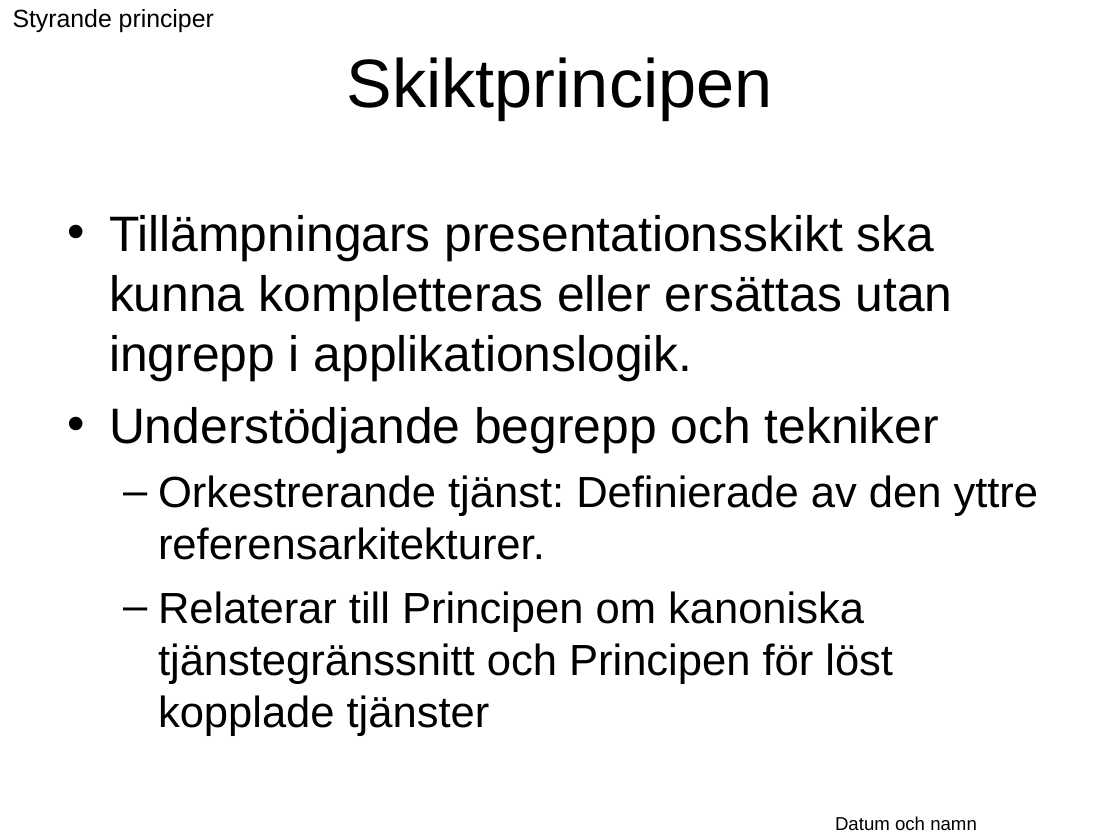
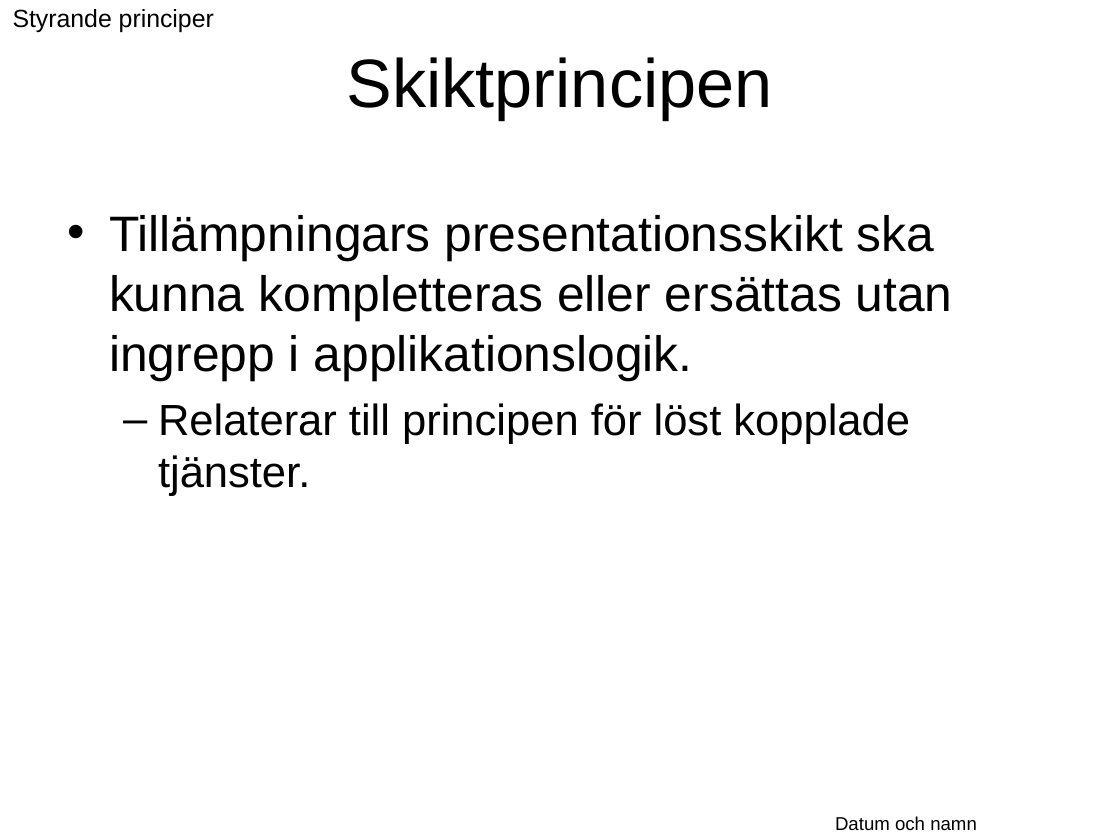
Before and after one commit to Vastra-Gotalandsregionen/oppna-program-hsatools, a slide deck: slide 23 of reference-architecture/Introduktion/Referensarkitektur_oversikt.ppt. Drawn at 1120x840 pixels with LibreOffice and Linux fonts; fonts in the diff are those of the drawing; background and template pictures are left out. Boxes give left, top, right and bottom in pixels: in the first picture for what was removed or moved away, otherwise in the second. Text is boxed around its words. In the diff, an @@ line names an element or a change of style, - is before the commit and + after.

```diff
--- a/reference-architecture/Introduktion/Referensarkitektur_oversikt.ppt
+++ b/reference-architecture/Introduktion/Referensarkitektur_oversikt.ppt
@@ text at bbox=[158, 403, 910, 496]: text changed @@
-• Understödjande begrepp och tekniker
-  – Orkestrerande tjänst: Definierade av den yttre referensarkitekturer.
-  – Relaterar till Principen om kanoniska tjänstegränssnitt och Principen för löst kopplade tjänster
+  – Relaterar till principen för löst kopplade tjänster.
```
Also in this commit, not shown: 4 other slides changed, 1 other file.
